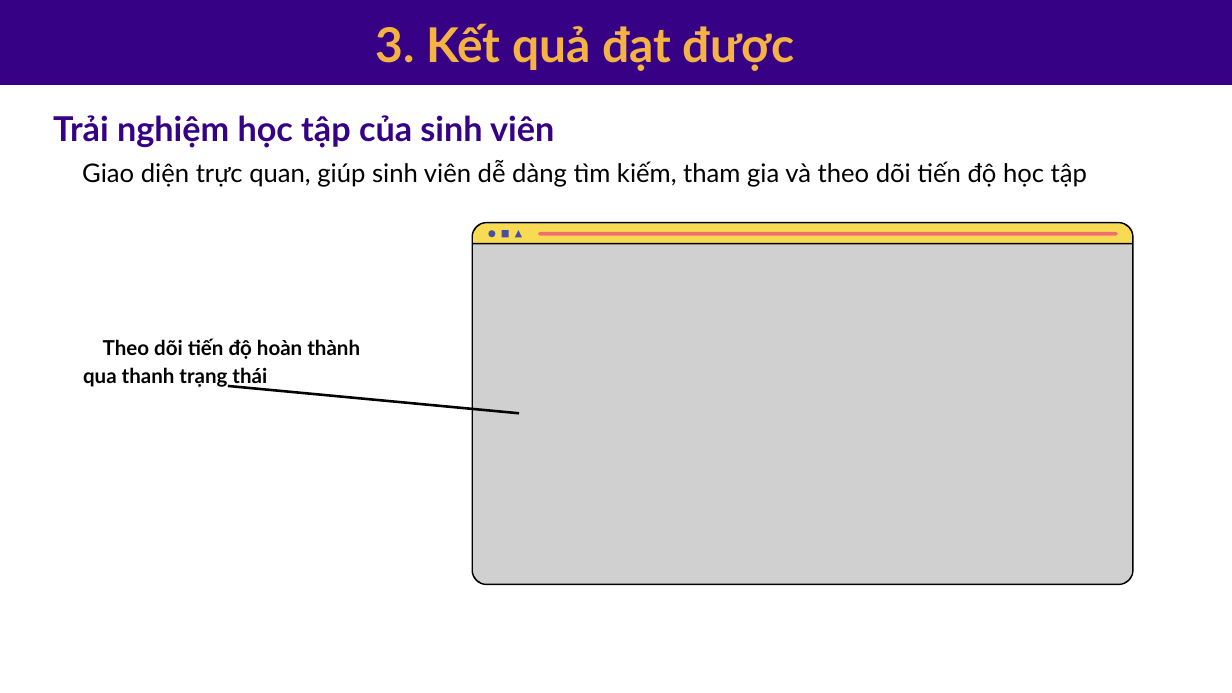
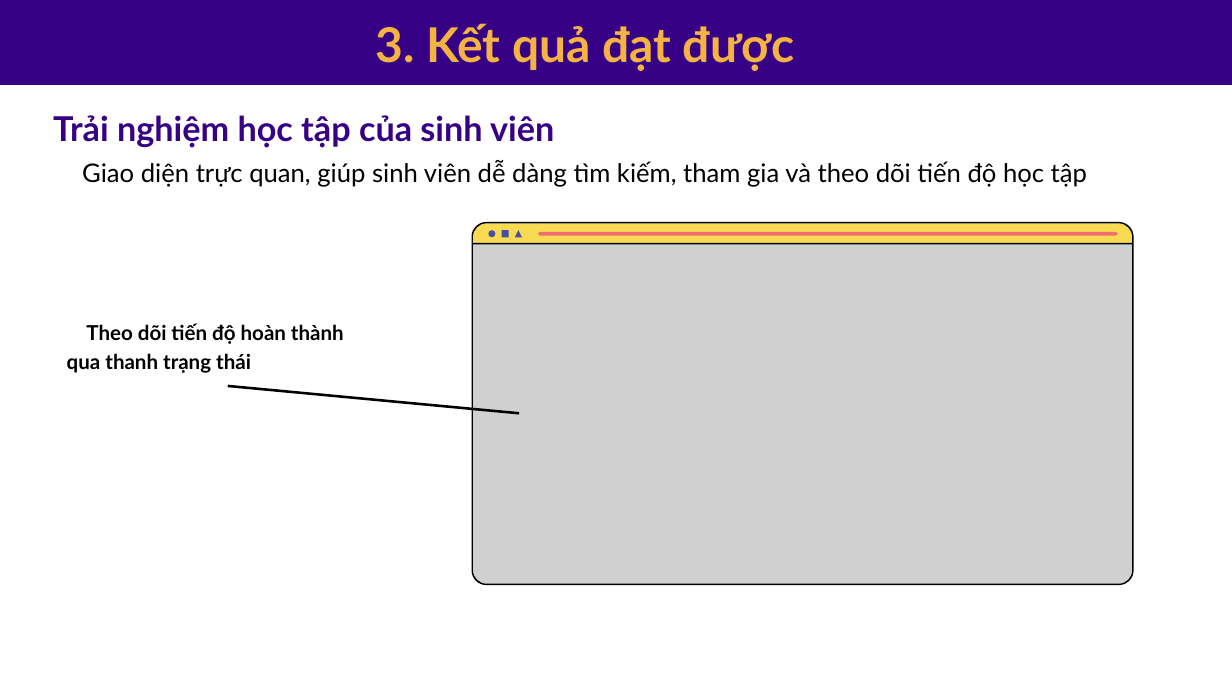
Before and after one commit to Huyle205/csn-da23ttc-letuanhuy-webhoctap-reactjs, a slide deck: slide 9 of thesis/abs/Bao cao thuyet trinh.pptx. Drawn at 1232x693 pixels with LibreOffice and Linux fonts; fonts in the diff are those of the drawing; grey boxes stand for pictures. Boxes give left, top, right and bottom in pixels: in the first picture for what was removed or moved away, otherwise in the second. Text is boxed around its words. In the diff, an @@ line names an element or a change of style, - is before the commit and + after.

```diff
--- a/thesis/abs/Bao cao thuyet trinh.pptx
+++ b/thesis/abs/Bao cao thuyet trinh.pptx
@@ text "Theo dõi tiến độ hoàn ...": place and size @@
-text "Theo dõi tiến độ hoàn ..." at (83,338,360,388)
+text "Theo dõi tiến độ hoàn ..." at (67,323,344,373)
```
Also in this commit, not shown: 9 other slides changed, 26 other files.
